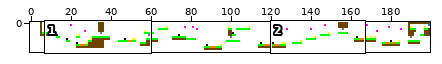
A sprite sheet gets an edit: Levels/Level9.png. The picture above shows the old version from afar; the outline marks the close-up.
Close-up. First the earlier version:
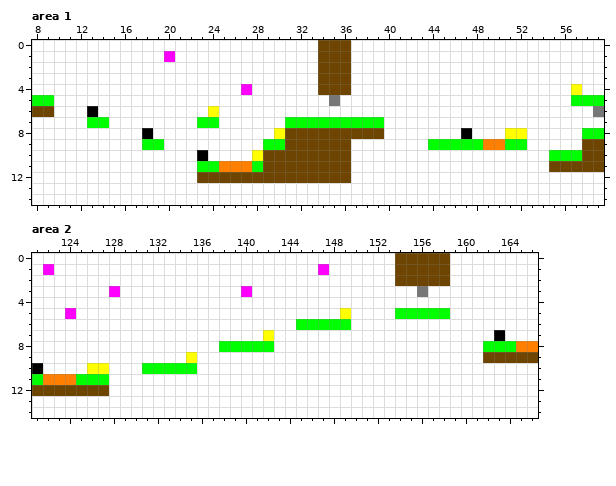
The file is 200x15 pixels. Shown: area 1: x 8..59, y 0..14; area 2: x 121..166, y 0..14.
New version:
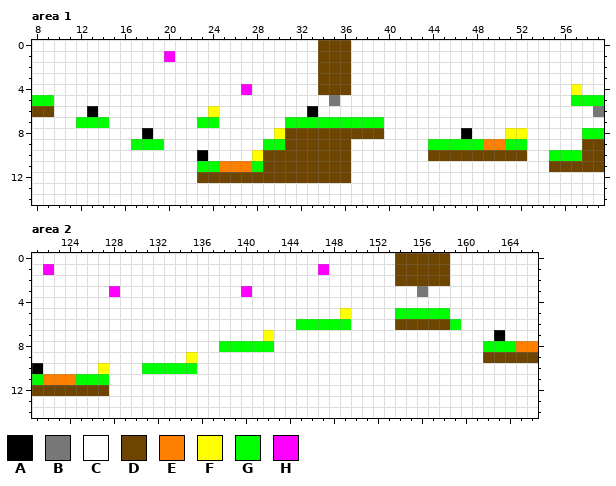
Palette (. is transparent): A #000000  B #777777  C #ffffff  D #6e4500  E #ff7f00  F #ffff00  G #00ff00  H #ff00ff
Diff:
Area 1:
The edit turns colour C into colour A in row 6 at x 33.
The edit turns colour C into colour D in row 10 at x 44 to 52.
The edit turns colour C into colour G in row 7 at x 12; in row 9 at x 17.
Area 2:
The edit turns colour F into colour C in row 10 at x 126.
The edit turns colour H into colour C in row 5 at x 124.
The edit turns colour C into colour D in row 6 at x 154 to 158.
The edit turns colour C into colour G in row 6 at x 159.
Pixel boxes of the changes (left, top, right, bottom) in both close-ups:
changed: (307, 106, 318, 117)
changed: (76, 117, 87, 128)
changed: (131, 139, 142, 150)
changed: (428, 150, 527, 161)
changed: (65, 308, 76, 319)
changed: (395, 319, 461, 330)
changed: (87, 363, 98, 374)
